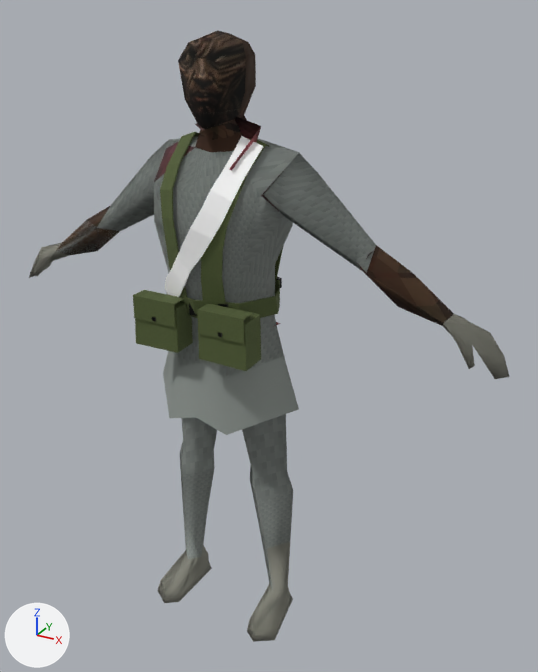
What one commit did to the glTF model assets/zombies/characters/zed_patient.glb.
One viewpoint serves both versions: a 50 mm camera at (1.03, -1.63, 1.76) aimed at (0.097, 0.066, 0.912). Arrows for +X, +Y and +Z are at lower left; the lights stay in place. The first picture is the older version. Where no turn or scale is listed for an object, it has been applied to the vertices. Vertices at exactly the same position are counted once.

In view in the first picture: 'grunt_torso', 'us_grunt_joined', 'web_bandolier', 'web_belt', 'web_buckle', 'web_clip_b_l', 'web_clip_f_l', 'web_flap_l', 'web_flap_r', 'web_pouch_l', 'web_pouch_r', 'web_snap_l', 'web_snap_r', 'web_susp_l', 'web_susp_r' and 6 more.
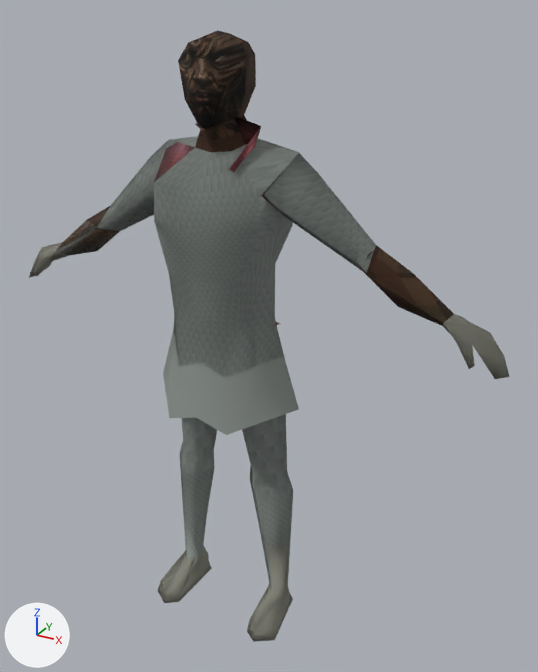
Not visible in the pictures: 'web_clip_f_r'.

Pixel boxes [x1, y1, x2, y2] of what changed, in the pictures (538 x 672 px; the box of a moved part takes in the faces that stretch with it):
'web_bandolier', deleted: before [165, 136, 263, 297]
'web_pouch_l', deleted (green): before [198, 311, 261, 371]
'web_susp_l', deleted: before [201, 139, 284, 305]
'web_pouch_r', deleted (green): before [135, 302, 193, 353]
'web_susp_r', deleted (green): before [160, 132, 199, 298]
'web_flap_l', deleted (green): before [197, 304, 254, 344]
'web_flap_r', deleted (green): before [133, 290, 184, 327]
'web_belt', deleted (green): before [167, 279, 280, 318]
'web_buckle', deleted: before [189, 298, 197, 316]
'web_clip_b_l', deleted: before [277, 277, 282, 288]
'web_clip_f_l', deleted: before [215, 304, 228, 307]
'web_snap_l', deleted: before [218, 332, 222, 337]
'web_snap_r', deleted: before [152, 317, 156, 321]
part 1 of me_humanoidbase_notoverlapping_002, moved or reshaped: before [163, 351, 299, 435]; after [163, 332, 299, 435]

Edits to the bpy script that builds the scene:
```text
Change me_humanoidbase_notoverlapping_002:
    where me_humanoidbase_notoverlapping_002.from_pydata(...)  # 258 vertices, 450 faces; spans x -0.77..0.77, y -0.18..0.16, z 0.0..1.71
    used by ob_us_grunt_joined; location = (0.0, 0.014, 0.0)
    me_humanoidbase_notoverlapping_002 part 1
    me_humanoidbase_notoverlapping_002.vertices[131].co: (-0.09, -0.18, 0.71) -> (-0.23, -0.02, 0.75)  # pixel (169, 418) -> pixel (163, 373)
    me_humanoidbase_notoverlapping_002.vertices[132].co: (-0.01, -0.18, 0.73) -> (-0.1, 0.13, 0.71)  # pixel (196, 417) -> not seen
    me_humanoidbase_notoverlapping_002.vertices[133].co: (0.09, -0.18, 0.71) -> (0.0, 0.16, 0.78)  # pixel (226, 435) -> not seen
    me_humanoidbase_notoverlapping_002.vertices[134].co: (0.23, -0.02, 0.75) -> (0.1, 0.13, 0.71)  # pixel (298, 409) -> not seen
    me_humanoidbase_notoverlapping_002.vertices[135].co: (0.1, 0.13, 0.71) -> (0.23, -0.02, 0.75)  # not seen -> pixel (298, 409)
    me_humanoidbase_notoverlapping_002.vertices[136].co: (0.0, 0.16, 0.78) -> (0.09, -0.18, 0.71)  # not seen -> pixel (226, 435)
    me_humanoidbase_notoverlapping_002.vertices[137].co: (-0.1, 0.13, 0.71) -> (-0.01, -0.18, 0.73)  # not seen -> pixel (196, 417)
    me_humanoidbase_notoverlapping_002.vertices[138].co: (-0.23, -0.02, 0.75) -> (-0.09, -0.18, 0.71)  # pixel (163, 373) -> pixel (169, 418)
Remove ob_web_bandolier:
    ob_web_bandolier = bpy.data.objects.new('web_bandolier', me_web_bandolier_001)
    ob_web_bandolier.location = (0.0, 0.014, 0.0)
Remove ob_web_belt:
    ob_web_belt = bpy.data.objects.new('web_belt', me_web_belt_001)
    ob_web_belt.location = (0.0, 0.014, 0.0)
Remove ob_web_buckle:
    ob_web_buckle = bpy.data.objects.new('web_buckle', me_web_buckle_001)
    ob_web_buckle.location = (0.0, 0.014, 0.0)
Remove ob_web_clip_b_l:
    ob_web_clip_b_l = bpy.data.objects.new('web_clip_b_l', me_web_clip_b_l_001)
    ob_web_clip_b_l.location = (0.0, 0.014, 0.0)
Remove ob_web_clip_f_l:
    ob_web_clip_f_l = bpy.data.objects.new('web_clip_f_l', me_web_clip_f_l_001)
    ob_web_clip_f_l.location = (0.0, 0.014, 0.0)
Remove ob_web_clip_f_r:
    ob_web_clip_f_r = bpy.data.objects.new('web_clip_f_r', me_web_clip_f_r_001)
    ob_web_clip_f_r.location = (0.0, 0.014, 0.0)
Remove ob_web_flap_l:
    ob_web_flap_l = bpy.data.objects.new('web_flap_l', me_web_flap_l_002)
    ob_web_flap_l.location = (0.0, 0.014, 0.0)
Remove ob_web_flap_r:
    ob_web_flap_r = bpy.data.objects.new('web_flap_r', me_web_flap_r_002)
    ob_web_flap_r.location = (0.0, 0.014, 0.0)
Remove ob_web_pouch_l:
    ob_web_pouch_l = bpy.data.objects.new('web_pouch_l', me_web_pouch_l_002)
    ob_web_pouch_l.location = (0.0, 0.014, 0.0)
Remove ob_web_pouch_r:
    ob_web_pouch_r = bpy.data.objects.new('web_pouch_r', me_web_pouch_r_002)
    ob_web_pouch_r.location = (0.0, 0.014, 0.0)
Remove ob_web_snap_l:
    ob_web_snap_l = bpy.data.objects.new('web_snap_l', me_web_snap_l_001)
    ob_web_snap_l.location = (0.0, 0.014, 0.0)
Remove ob_web_snap_r:
    ob_web_snap_r = bpy.data.objects.new('web_snap_r', me_web_snap_r_001)
    ob_web_snap_r.location = (0.0, 0.014, 0.0)
Remove ob_web_susp_l:
    ob_web_susp_l = bpy.data.objects.new('web_susp_l', me_web_susp_l_001)
    ob_web_susp_l.location = (0.0, 0.014, 0.0)
Remove ob_web_susp_r:
    ob_web_susp_r = bpy.data.objects.new('web_susp_r', me_web_susp_r_001)
    ob_web_susp_r.location = (0.0, 0.014, 0.0)
```
